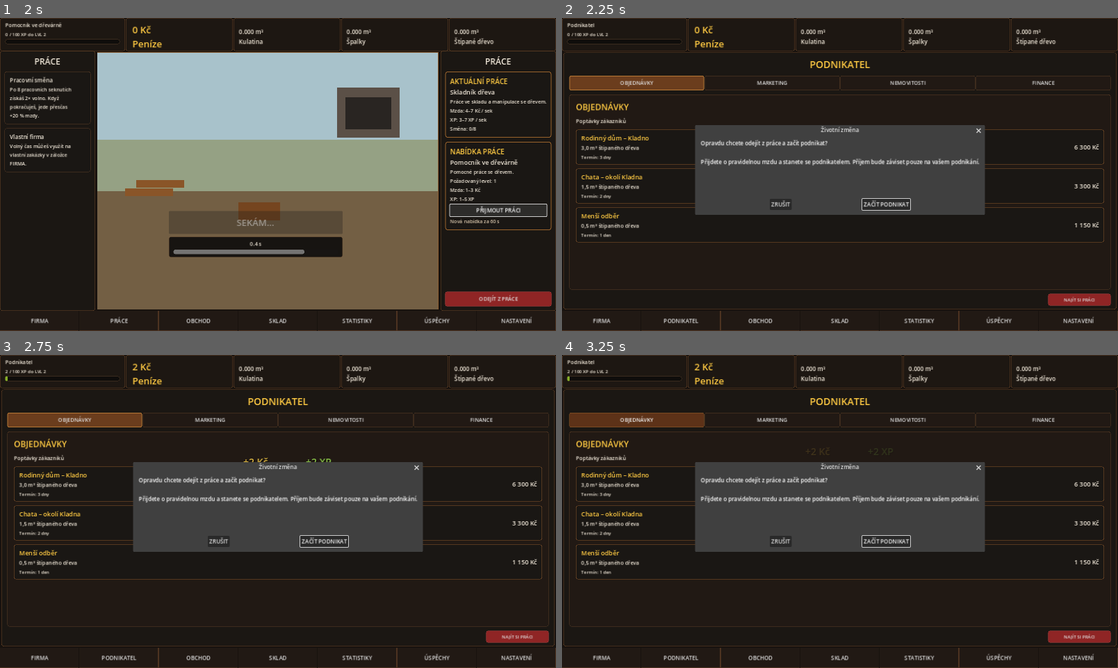
Above: before the commit, frames 1-4 (two rows, left to right).
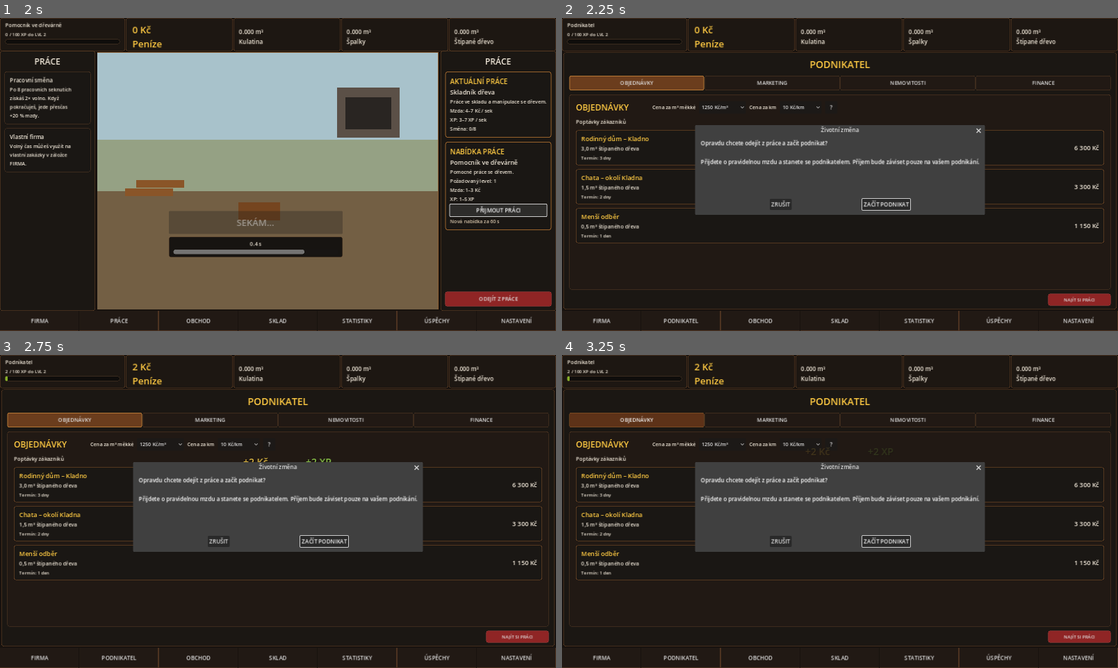
Above: after the commit, the same moments.

Repository: welewan-code/Lumberjack-John
Game: Godot game, scene res://Main.tscn
Same seed, same stepped clock (60 frames per second), same inputs: the game is played once before the commit and once after it.
Inputs:
- Up to frame 1 (2 s): click "SEKNOUT" at 0.5 s; click "PŘIJMOUT PRÁCI" at 1.25 s
- Up to frame 2 (2.25 s): click "ODEJÍT Z PRÁCE" at 2 s
- Up to frame 3 (2.75 s): no input
- Up to frame 4 (3.25 s): click "OBJEDNÁVKY" at 2.75 s

Frame 1 is identical in both runs. In frame 2, 2.4% of the frame differs, in the area x 2-98%, y 26-72%; in frame 3, 2.4%; in frame 4, 2.4%.

Commit message:
Use order pricing UI

Diff:
--- a/main_stats_live.gd
+++ b/main_stats_live.gd
@@ -1,4 +1,4 @@
-extends "res://main_career.gd"
+extends "res://main_orders_pricing.gd"
 
 const FIRST_PROPERTY_DEPOSIT: float = 10000.0
 const FIRST_PROPERTY_DAILY_RENT: float = 2000.0
